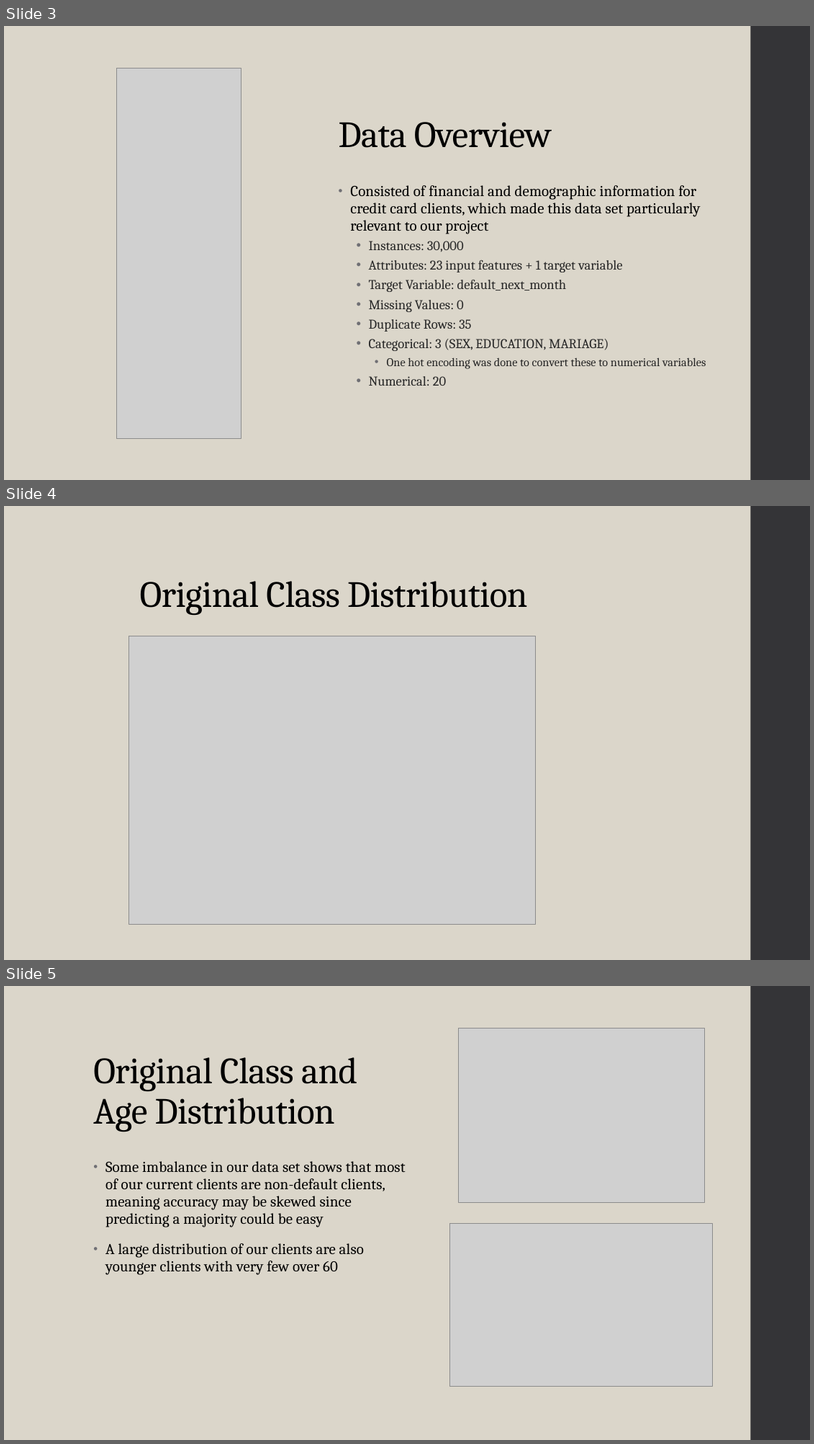
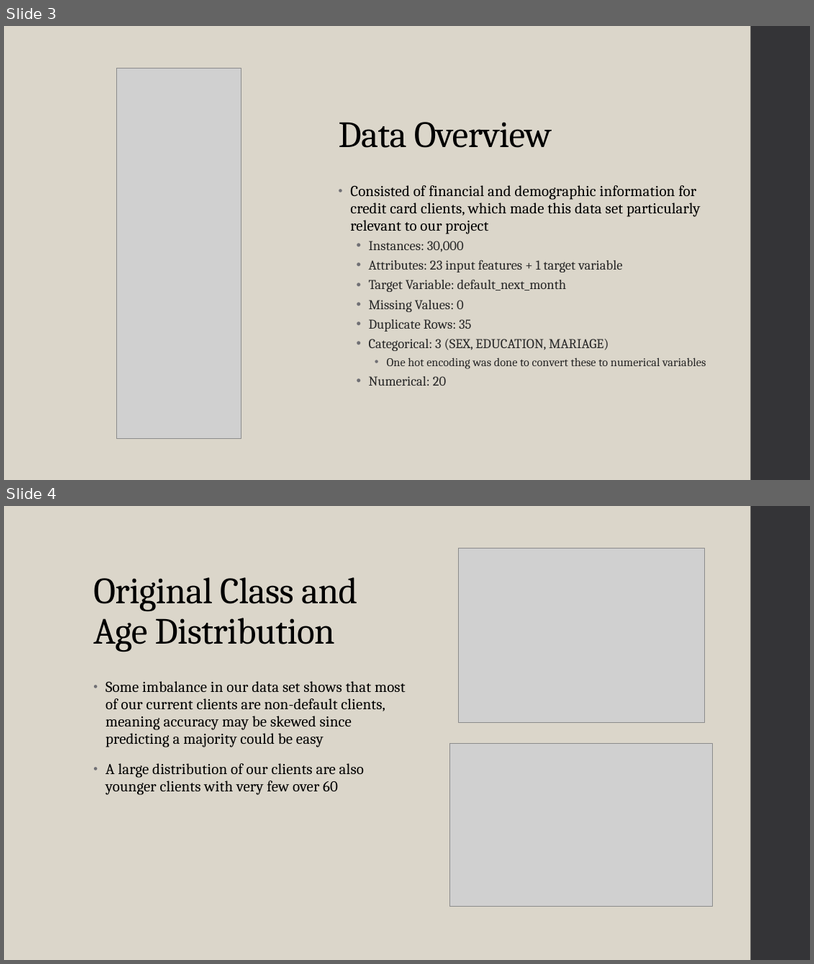
Before and after one commit to ryanadolph7/csci347_data_mining, a slide deck: final_presentation.pptx. Shown one above the other, each under a label of ours: slides 3, 4 and 5 before the commit, slides 3 and 4 after it. The pictures are 814x1444 and 814x964 pixels, drawn with LibreOffice and Linux fonts; fonts in the diff are those of the drawing; grey boxes stand for pictures. Boxes give left, top, right and bottom in pixels: in the first picture for what was removed or moved away, otherwise in the second. Text is boxed around its words. In the diff, an @@ line names an element or a change of style, - is before the commit and + after.

```diff
--- a/final_presentation.pptx
+++ b/final_presentation.pptx
@@ slide 4 removed at <box>4,506,810,960</box>, background #DCD7CC @@
@@ rectangle removed at <box>751,506,810,960</box> @@
@@ title removed at <box>140,581,527,615</box> @@
-Original Class Distribution
@@ picture removed at <box>129,636,536,924</box> @@
@@ what was slide 5 is now slide 4 @@
```
Also in this commit, not shown: 1 slide added.
